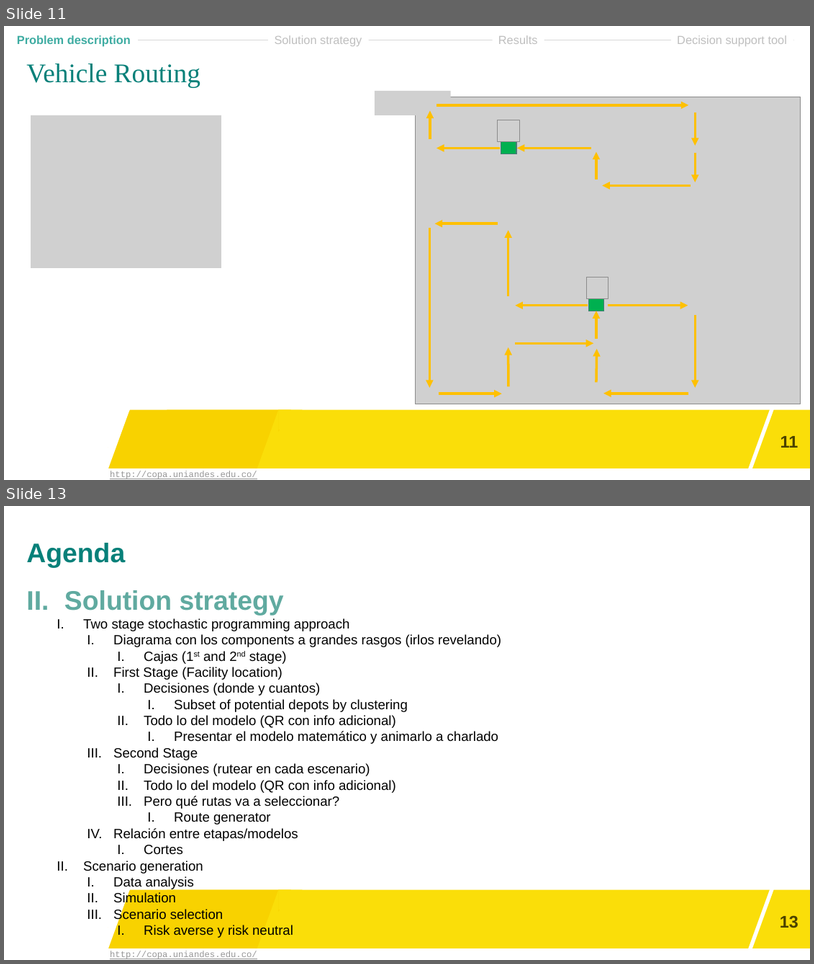
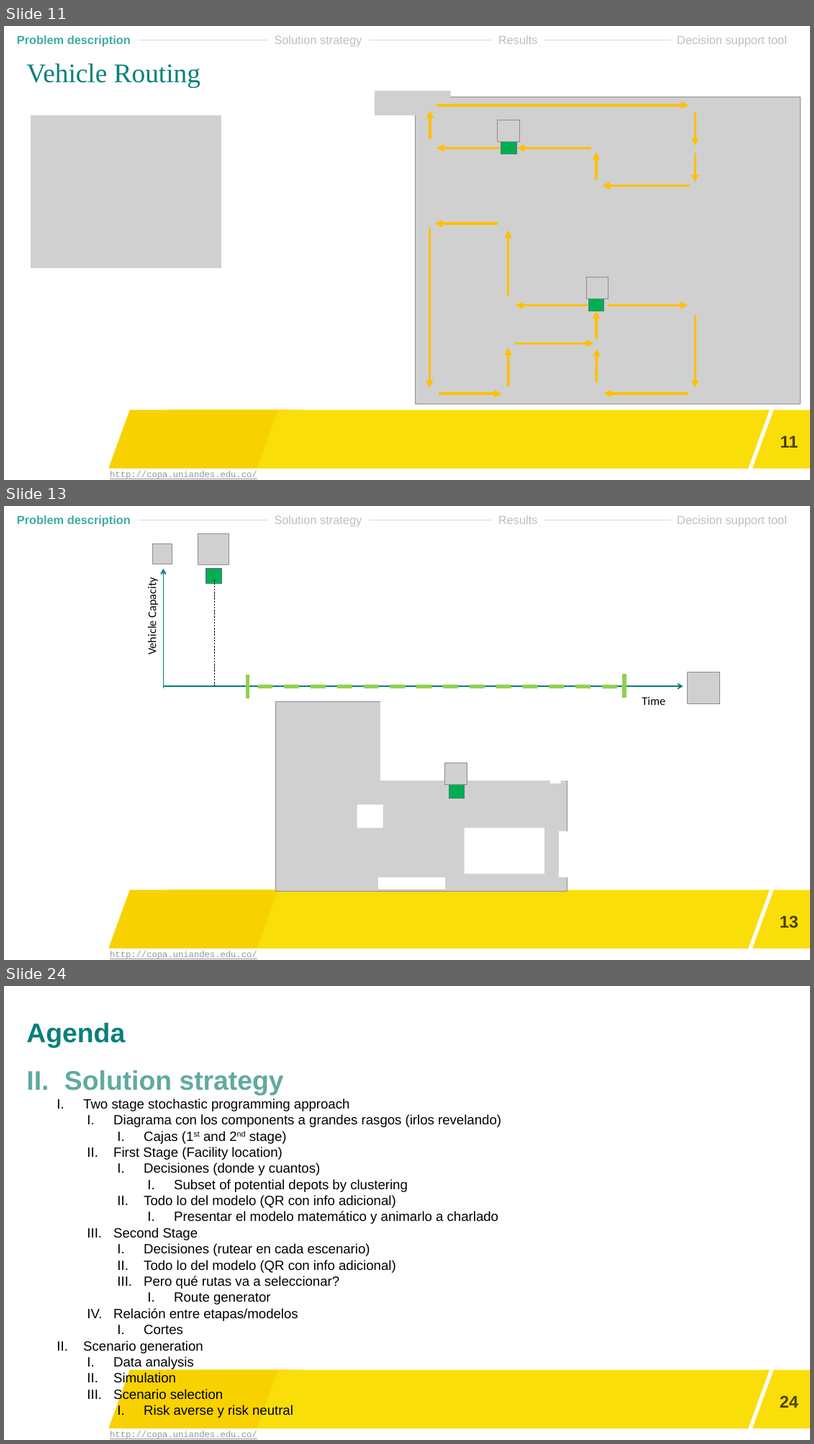
Before and after one commit to DCorredorM/MOPTA2020, a slide deck: Presentation/Con template.pptx. Shown one above the other, each under a label of ours: slides 11 and 13 before the commit, slides 11, 13 and 24 after it; the slides between them are not shown. The pictures are 814x964 and 814x1444 pixels, drawn with LibreOffice and Linux fonts; fonts in the diff are those of the drawing; grey boxes stand for pictures; background and template pictures are left out. Boxes give left, top, right and bottom in pixels: in the first picture for what was removed or moved away, otherwise in the second. Text is boxed around its words. In the diff, an @@ line names an element or a change of style, - is before the commit and + after.

```diff
--- a/Presentation/Con template.pptx
+++ b/Presentation/Con template.pptx
@@ slide 13 added at [4, 506, 810, 960], background #FFFFFF; not listed: 15 template elements that a slide beside it also shows @@
@@ picture added at [153, 544, 172, 564] @@
@@ picture added at [198, 534, 229, 565] @@
@@ rectangle added at [255, 530, 266, 539], fill #FFFFFF @@
@@ arrow added from (164, 688) to (164, 569), #078079 1.5 pt @@
@@ rectangle added at [206, 569, 222, 584], fill #00B050, outline #477E76 1 pt @@
@@ text added at [145, 581, 160, 654], 14 pt, text #000000 @@
+Vehicle Capacity
@@ line added from (214, 580) to (214, 686), #000000 0.5 pt dashed @@
@@ line added from (248, 674) to (248, 698), #92D050 4.5 pt @@
@@ line added from (625, 674) to (625, 698), #92D050 4.5 pt @@
@@ picture added at [688, 672, 720, 704] @@
@@ arrow added from (164, 686) to (684, 686), #078079 1.5 pt @@
@@ line added from (257, 686) to (625, 686), #92D050 4.5 pt dashed @@
@@ text added at [642, 697, 666, 705], 14 pt, text #000000 @@
+Time
@@ group added at [275, 699, 573, 890]: 7 rectangles, 2 pictures @@
@@ what was slide 13 is now slide 24 @@
@@ page number at [780, 1395, 799, 1407]: text changed @@
-13
+24
```
Also in this commit, not shown: 12 other slides added, 1 slide removed, 14 other files.
